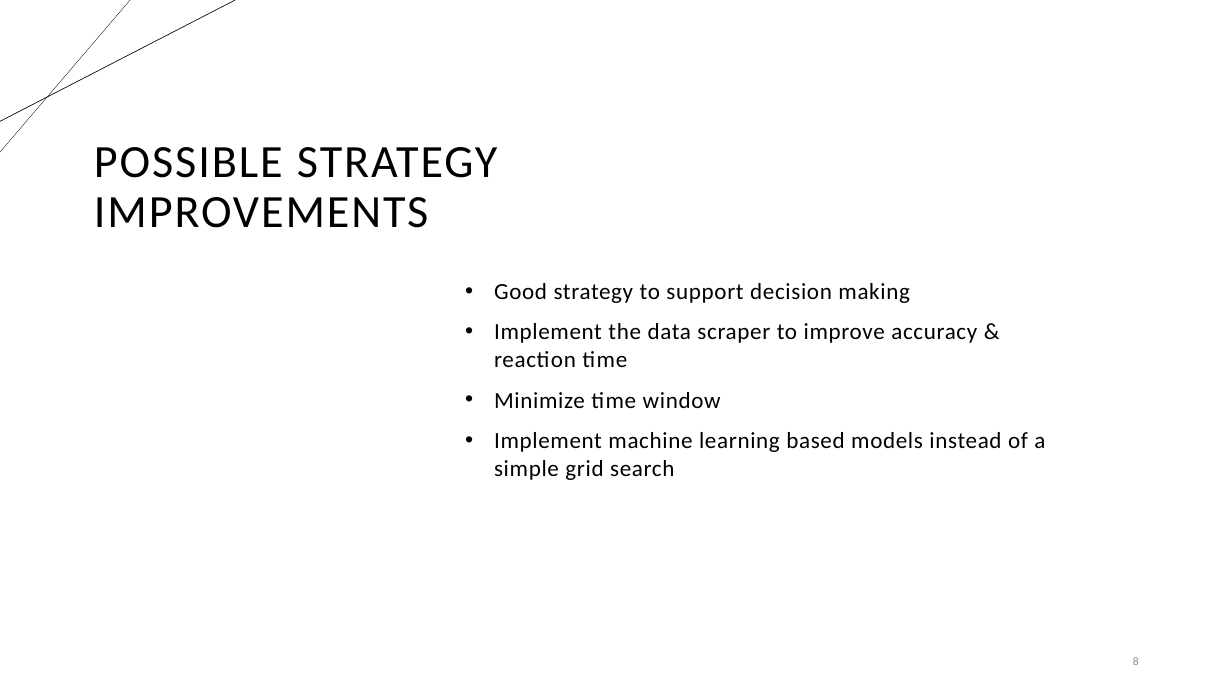
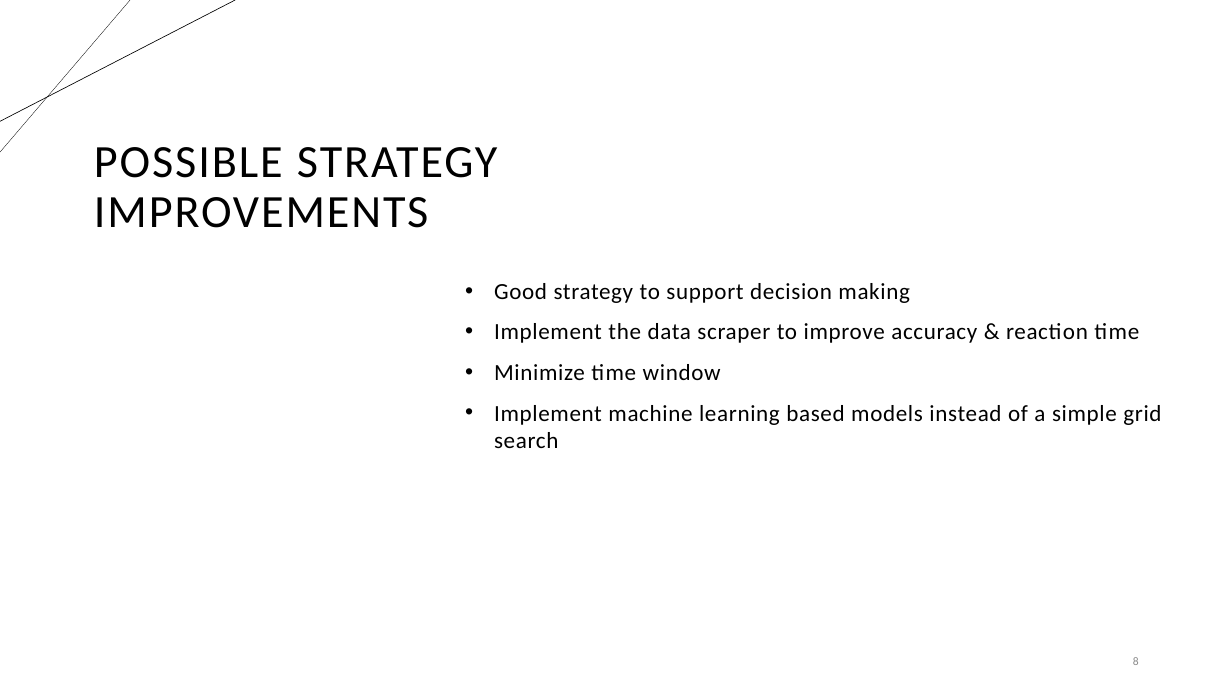
Before and after one commit to HillelCharbit/Trading-Algorithm-Project---google-trends, a slide deck: slide 8 of presentation/Google Trends as a Sentiment Indicator in Algorithmic - less verbal.pptx. Drawn at 1232x693 pixels with LibreOffice and Linux fonts; fonts in the diff are those of the drawing. Boxes give left, top, right and bottom in pixels: in the first picture for what was removed or moved away, otherwise in the second. Text is boxed around its words. In the diff, an @@ line names an element or a change of style, - is before the commit and + after.

```diff
--- a/presentation/Google Trends as a Sentiment Indicator in Algorithmic - less verbal.pptx
+++ b/presentation/Google Trends as a Sentiment Indicator in Algorithmic - less verbal.pptx
@@ text "Good strategy to support decision ..." rewrapped from (494,283,1045,480) to (494,283,1161,448) @@
```
Also in this commit, not shown: 2 other slides changed, 1 other file.
